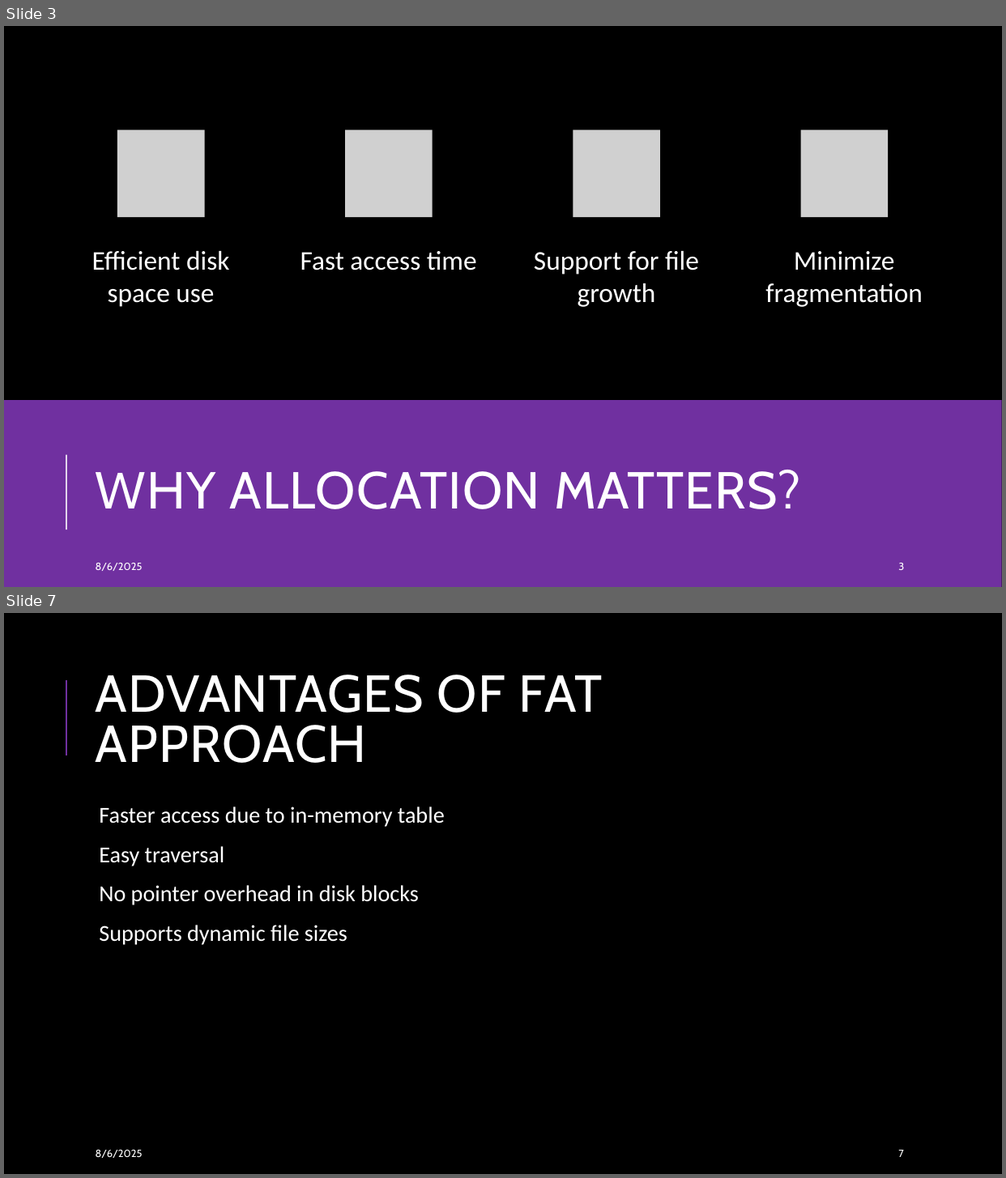
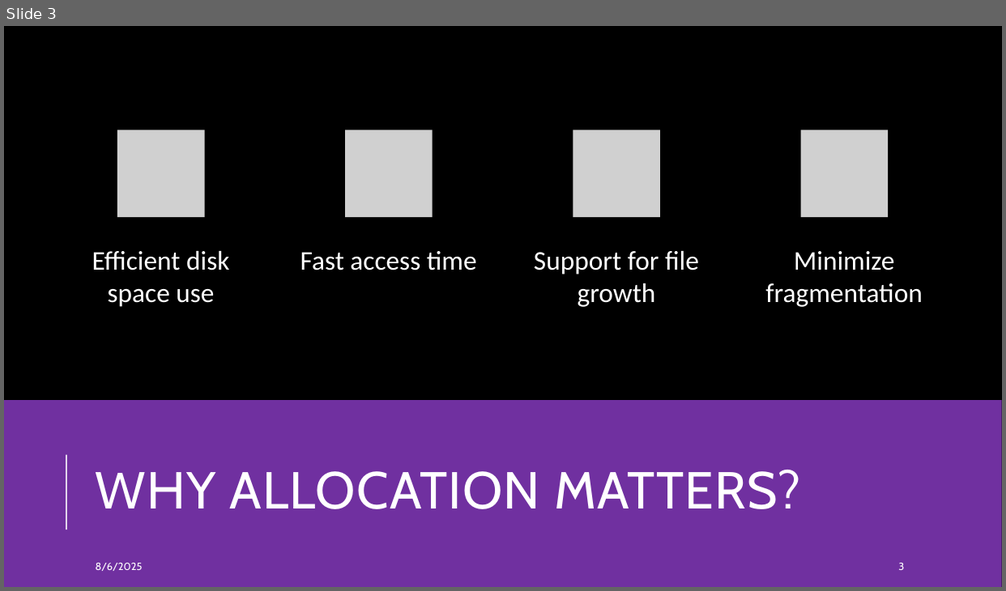
Before and after one commit to AyuTUL/IV, a slide deck: OS/Linked-List Allocation Using a Table in Memory.pptx. Shown one above the other, each under a label of ours: slides 3 and 7 before the commit, slide 3 after it; the slides between them are not shown. The pictures are 1006x1178 and 1006x591 pixels, drawn with LibreOffice and Linux fonts; fonts in the diff are those of the drawing; grey boxes stand for pictures. Boxes give left, top, right and bottom in pixels: in the first picture for what was removed or moved away, otherwise in the second. Text is boxed around its words. In the diff, an @@ line names an element or a change of style, - is before the commit and + after.

```diff
--- a/OS/Linked-List Allocation Using a Table in Memory.pptx
+++ b/OS/Linked-List Allocation Using a Table in Memory.pptx
@@ slide 7 removed at box(4, 613, 1002, 1174), background #000000 @@
@@ line removed from (66, 756) to (66, 680) @@
@@ title removed at box(96, 675, 603, 763) @@
-ADVANTAGES OF FAT APPROACH
@@ text removed at box(99, 807, 445, 945) @@
-  Faster access due to in-memory table
-  Easy traversal
-  No pointer overhead in disk blocks
-  Supports dynamic file sizes
@@ text removed at box(96, 1150, 143, 1158) @@
-8/6/2025
@@ page number removed at box(898, 1150, 903, 1157) @@
-7
```
Also in this commit, not shown: 11 slides changed.
